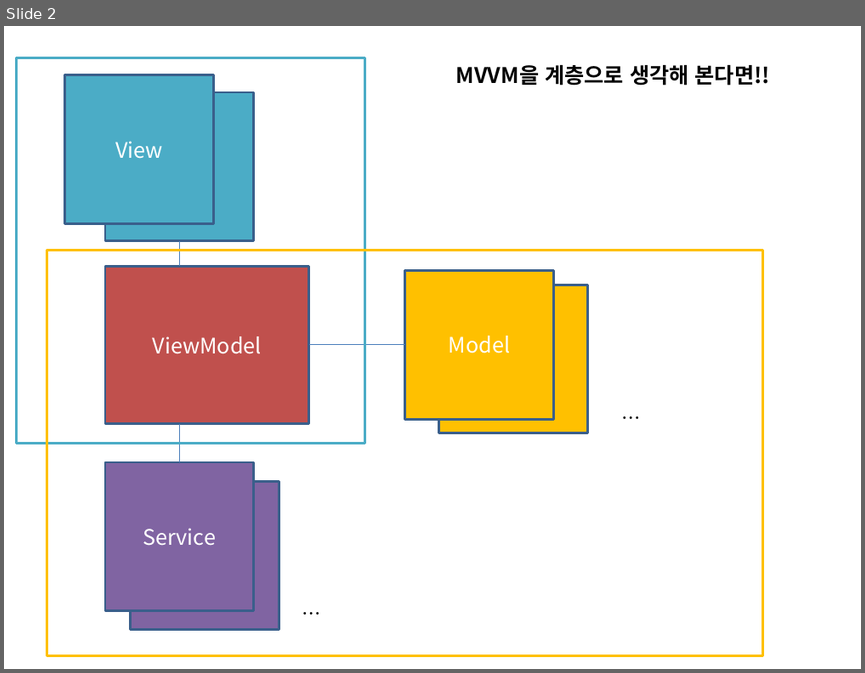
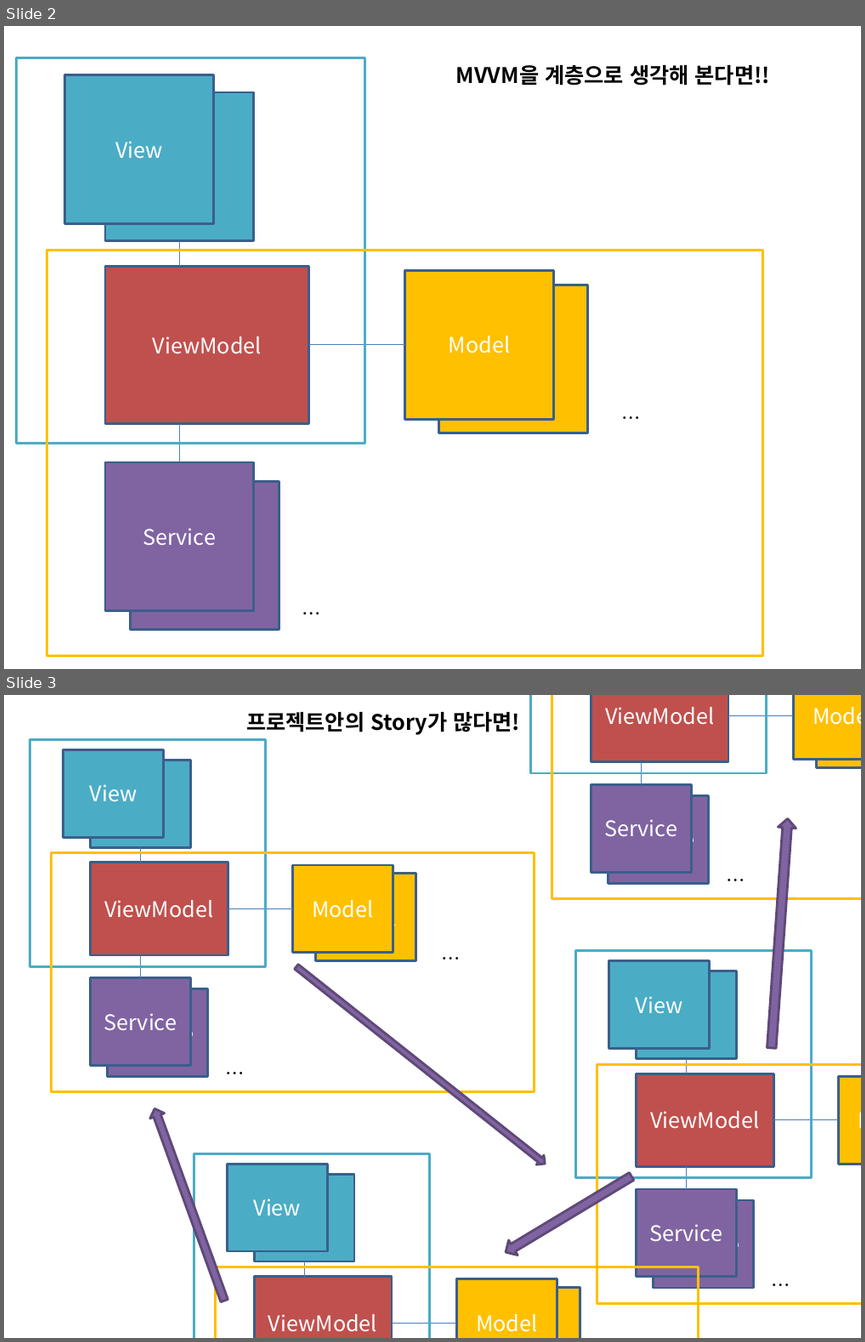
Before and after one commit to ClintJang/sample-swift-mvvm, a slide deck: Image/mvvm_이미지생성문서.pptx. Shown one above the other, each under a label of ours: slide 2 before the commit, slides 2 and 3 after it. The pictures are 865x673 and 865x1342 pixels, drawn with LibreOffice and Linux fonts; fonts in the diff are those of the drawing. Boxes give left, top, right and bottom in pixels: in the first picture for what was removed or moved away, otherwise in the second. Text is boxed around its words. In the diff, an @@ line names an element or a change of style, - is before the commit and + after.

```diff
--- a/Image/mvvm_이미지생성문서.pptx
+++ b/Image/mvvm_이미지생성문서.pptx
@@ slide 3 added at bbox=[4, 695, 861, 1338], background #FFFFFF @@
@@ text added at bbox=[246, 712, 520, 735], 18 pt, text #000000, bold @@
+프로젝트안의 Story가 많다면!
@@ group added at bbox=[531, 695, 861, 899]: 7 rectangles, 2 lines, 1 text @@
+ViewModel
+Model
+Model
+Service
+Service
+…
@@ group added at bbox=[30, 739, 534, 1092]: 9 rectangles, 3 lines, 2 texts @@
+ViewModel
+Model
+Model
+Service
+Service
+View
+…
+…
+View
@@ right arrow added at bbox=[762, 817, 796, 1048], fill #8064A2, outline #5F4A78 2 pt @@
@@ right arrow added at bbox=[292, 962, 548, 1168], fill #8064A2, outline #5F4A78 2 pt @@
@@ group added at bbox=[575, 950, 861, 1304]: 8 rectangles, 3 lines, 1 text @@
+ViewModel
+Model
+Service
+Service
+View
+…
+View
@@ right arrow added at bbox=[147, 1106, 231, 1304], fill #8064A2, outline #5F4A78 2 pt @@
@@ group added at bbox=[194, 1153, 698, 1338]: 7 rectangles, 2 lines @@
+ViewModel
+Model
+Model
+View
+View
@@ right arrow added at bbox=[501, 1168, 636, 1259], fill #8064A2, outline #5F4A78 2 pt @@
```
Also in this commit, not shown: 2 other files.
